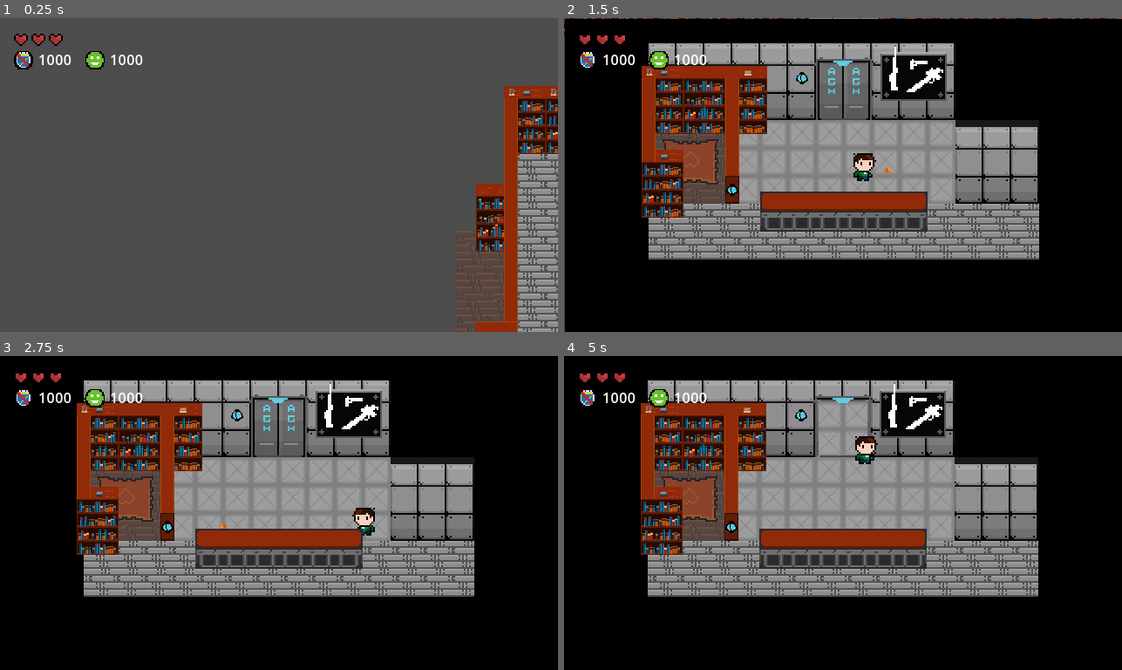
Above: before the commit, frames 1-4 (two rows, left to right).
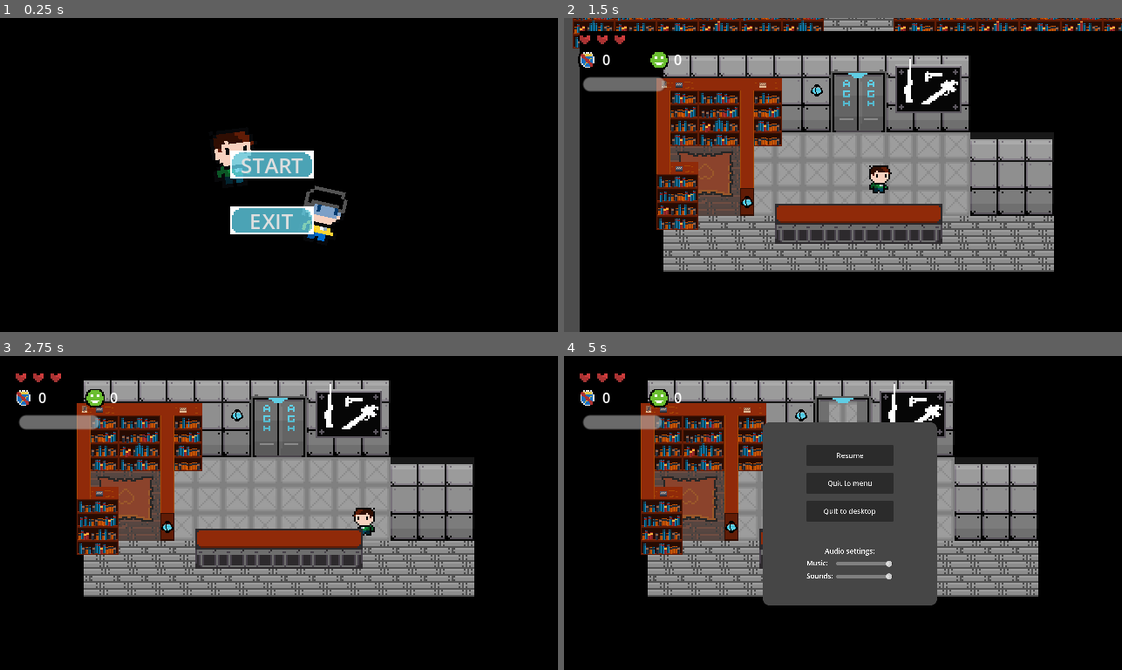
Above: after the commit, the same moments.

Repository: badzianga/SteelworksHiTechGame
Game: Godot game, scene res://Scenes/UI/main_menu.tscn
The game is run twice, just before and just after one commit, with the same random seed, the same clock (stepped at 60 frames per second) and the same inputs. Before the commit the project starts from res://Scenes/Maps/world.tscn.
Inputs (mouse positions are in pixels of both pictures, inside the frame that each line leads up to):
- Up to frame 1 (0.25 s): no input
- Up to frame 2 (1.5 s): click (837, 165) at 0.5 s, where only the run after the commit has a clickable "START"; move the mouse to (965, 159) at 1.27 s; hold D (right) from 1.28 s (still down); click (965, 159) at 1.35 s
- Up to frame 3 (2.75 s): move the mouse to (167, 528) at 2.02 s; release D (right) at 2.03 s; hold S (down) from 2.03 s (still down); click (167, 528) at 2.1 s
- Up to frame 4 (5 s): move the mouse to (898, 443) at 2.77 s; release S (down) at 2.78 s; hold D (right) 2.78-3.53 s; click (898, 443) at 2.85 s; tap Enter at 3.5 s; move the mouse to (815, 575) at 3.52 s; hold W (up) 3.53-4.28 s; click (815, 575) at 3.6 s; move the mouse to (1010, 560) at 4.27 s; hold A (left) from 4.28 s (still down); click (1010, 560) at 4.35 s; tap Escape (escape) at 4.9 s

The runs differ from the first frame. In frame 1, 100% of the frame differs, in the area x 0-100%, y 0-100%; in frame 2, 41%; in frame 3, 0.9%; in frame 4, 18%.

Commit message:
Pause and switching I guess?

Diff:
--- a/Scenes/Maps/world.tscn
+++ b/Scenes/Maps/world.tscn
@@ -1,9 +1,10 @@
-[gd_scene load_steps=9 format=3 uid="uid://gak5l2nh34b5"]
+[gd_scene load_steps=10 format=3 uid="uid://gak5l2nh34b5"]
 
 [ext_resource type="Script" path="res://Scenes/Maps/world.gd" id="1_n67jg"]
 [ext_resource type="Shader" path="res://Resources/Shaders/chromatic_aberration.gdshader" id="2_1wixp"]
 [ext_resource type="PackedScene" uid="uid://kna2yacl5q3s" path="res://Scenes/Player/player.tscn" id="2_etemv"]
 [ext_resource type="PackedScene" uid="uid://ccrjpmfpsmv26" path="res://Scenes/UI/ui.tscn" id="3_poc8p"]
+[ext_resource type="PackedScene" uid="uid://daqhgrjq6vtvg" path="res://Scenes/UI/pause.tscn" id="5_28y04"]
 
 [sub_resource type="ShaderMaterial" id="ShaderMaterial_8jnqx"]
 shader = ExtResource("2_1wixp")
@@ -70,3 +71,5 @@
 [node name="Player" parent="." instance=ExtResource("2_etemv")]
 
 [node name="UI" parent="." instance=ExtResource("3_poc8p")]
+
+[node name="Pause" parent="." instance=ExtResource("5_28y04")]
--- a/Scenes/Player/player.gd
+++ b/Scenes/Player/player.gd
@@ -71,7 +71,7 @@
 	else:
 		weapon.flip_v = false
 
-	if Input.is_action_just_pressed("shoot"):
+	if Input.is_action_just_pressed("shoot") and helmet_sprite.visible:
 		weapon.shoot()
 
 
--- /dev/null
+++ b/Scenes/UI/main_menu.gd
@@ -0,0 +1,9 @@
+extends Node2D
+
+
+func _on_start_button_pressed() -> void:
+	GameController.start_game()
+
+
+func _on_exit_button_pressed() -> void:
+	get_tree().quit()
--- a/Scenes/UI/main_menu.tscn
+++ b/Scenes/UI/main_menu.tscn
@@ -1,10 +1,12 @@
-[gd_scene load_steps=4 format=3 uid="uid://clqnfx0tn0j4i"]
+[gd_scene load_steps=5 format=3 uid="uid://bukrbdsakuboe"]
 
 [ext_resource type="Texture2D" uid="uid://c1ocjgp6a3e4o" path="res://Assets/Entities/Enemies/ujotowiec.png" id="1_7p2jc"]
+[ext_resource type="Script" path="res://Scenes/UI/main_menu.gd" id="1_80bxt"]
 [ext_resource type="Texture2D" uid="uid://cmx28fbqkl0my" path="res://Assets/UI/button.png" id="1_aqelm"]
 [ext_resource type="Texture2D" uid="uid://b2luk3j0bg1ju" path="res://Assets/Entities/Player/player.png" id="1_wvuri"]
 
 [node name="MainMenu" type="Node2D"]
+script = ExtResource("1_80bxt")
 
 [node name="CanvasLayer" type="CanvasLayer" parent="."]
 layer = -1
@@ -29,7 +31,7 @@
 scale = Vector2(2.06293, 2.06293)
 texture = ExtResource("1_wvuri")
 
-[node name="Button" type="Button" parent="."]
+[node name="StartButton" type="Button" parent="."]
 offset_left = 128.0
 offset_top = 72.0
 offset_right = 184.0
@@ -42,7 +44,7 @@
 flat = true
 icon_alignment = 1
 
-[node name="Button2" type="Button" parent="."]
+[node name="ExitButton" type="Button" parent="."]
 offset_left = 128.0
 offset_top = 104.0
 offset_right = 184.0
@@ -54,3 +56,6 @@
 icon = ExtResource("1_aqelm")
 flat = true
 icon_alignment = 1
+
+[connection signal="pressed" from="StartButton" to="." method="_on_start_button_pressed"]
+[connection signal="pressed" from="ExitButton" to="." method="_on_exit_button_pressed"]
--- a/Scenes/UI/pause.tscn
+++ b/Scenes/UI/pause.tscn
@@ -20,12 +20,13 @@
 anchor_top = 0.5
 anchor_right = 0.5
 anchor_bottom = 0.5
-offset_left = -20.0
-offset_top = -20.0
-offset_right = 20.0
-offset_bottom = 20.0
+offset_left = -46.0
+offset_top = -52.0
+offset_right = 354.0
+offset_bottom = 368.0
 grow_horizontal = 2
 grow_vertical = 2
+scale = Vector2(0.25, 0.25)
 theme_override_styles/panel = SubResource("StyleBoxFlat_blax7")
 
 [node name="PauseContainer" type="VBoxContainer" parent="Background"]
--- a/Scenes/UI/ui.gd
+++ b/Scenes/UI/ui.gd
@@ -5,6 +5,8 @@
 @onready var health := $Health
 @onready var glory_points := $GloryPoints
 @onready var reputation_points := $ReputationPoints
+@onready var patience_bar := $PatienceBar
+@onready var patience_timer := $PatienceTimer
 
 
 func _ready() -> void:
@@ -12,6 +14,16 @@
 	health.value = 3
 	update_glory_points()
 	update_reputation_points()
+	var time: int = GameController.wave_info[GameController.current_wave]["time"]
+	patience_timer.wait_time = time
+	patience_bar.min_value = 0
+	patience_bar.max_value = time
+	patience_bar.value = time
+	patience_timer.start()
+
+
+func _process(_delta: float) -> void:
+	patience_bar.value = patience_timer.time_left
 
 
 func apply_damage() -> void:
--- a/Scenes/UI/ui.tscn
+++ b/Scenes/UI/ui.tscn
@@ -52,3 +52,15 @@
 theme_override_font_sizes/font_size = 8
 text = "100"
 vertical_alignment = 1
+
+[node name="PatienceTimer" type="Timer" parent="."]
+one_shot = true
+
+[node name="PatienceBar" type="ProgressBar" parent="."]
+custom_minimum_size = Vector2(48, 8)
+offset_left = 11.0
+offset_top = 34.0
+offset_right = 19.0
+offset_bottom = 42.0
+max_value = 60.0
+show_percentage = false
--- a/Singletons/game_controller.gd
+++ b/Singletons/game_controller.gd
@@ -1,17 +1,21 @@
 extends Node
 
 
-var reputation_points := 1000
-var glory_points := 1000
+const MenuScene := preload("res://Scenes/UI/main_menu.tscn")
+const WorldScene := preload("res://Scenes/Maps/world.tscn")
+const ShopScene := preload("res://Scenes/UI/shop.tscn")
+
+var reputation_points := 0
+var glory_points := 0
 var player: Player
 var ui: UI
 var world: Node2D
-var current_wave := 1
+var current_wave := 0
 
 signal room_changed(next_position: Vector2)
 
 # State of user's weapons
-var weapons := {
+const WEAPONS := {
 	"book": {
 		"acquired": true,
 		"level": 1,
@@ -50,8 +54,10 @@
 	}
 }
 
+var weapons := {}
+
 # User's abilities
-var abilities := {
+const ABILITIES := {
 	"BAThesis": {
 		"acquired": false,
 		"cost": 150,
@@ -85,26 +91,33 @@
 	},
 }
 
+var abilities := {}
+
 const wave_info := {
 	1: {
 		"enemies_in_room_min": 0,
 		"enemies_in_room_max": 2,
+		"time": 60,
 	},
 	2: {
 		"enemies_in_room_min": 1,
 		"enemies_in_room_max": 2,
+		"time": 60,
 	},
 	3: {
 		"enemies_in_room_min": 1,
 		"enemies_in_room_max": 3,
+		"time": 60,
 	},
 	4: {
 		"enemies_in_room_min": 1,
 		"enemies_in_room_max": 4,
+		"time": 60,
 	},
 	5: {
 		"enemies_in_room_min": 2,
 		"enemies_in_room_max": 4,
+		"time": 60,
 	},
 }
 
@@ -113,9 +126,31 @@
 	randomize()
 
 
+func start_game() -> void:
+	reset_game()
+	go_to_world()
+
+
+func go_to_menu() -> void:
+	reset_game()
+	get_tree().change_scene_to_packed(MenuScene)
+
+
+func go_to_shop() -> void:
+	get_tree().change_scene_to_packed(ShopScene)
+
+
+func go_to_world() -> void:
+	current_wave += 1
+	get_tree().change_scene_to_packed(WorldScene)
+
+
 func reset_game() -> void:
+	weapons = WEAPONS.duplicate(true)
+	abilities = ABILITIES.duplicate(true)
 	reputation_points = 0
 	glory_points = 0
 	player = null
 	ui = null
 	world = null
+	current_wave = 0
--- a/project.godot
+++ b/project.godot
@@ -11,7 +11,7 @@
 [application]
 
 config/name="SUPER ANGRY AGH LIBRARIAN VS UJ BARBARIANS"
-run/main_scene="res://Scenes/Maps/world.tscn"
+run/main_scene="res://Scenes/UI/main_menu.tscn"
 config/features=PackedStringArray("4.2", "GL Compatibility")
 config/icon="res://icon.svg"
 
@@ -21,8 +21,8 @@
 
 [autoload]
 
+MapGenerator="*res://Singletons/map_generator.tscn"
 GameController="*res://Singletons/game_controller.tscn"
-MapGenerator="*res://Singletons/map_generator.tscn"
 
 [display]
 
@@ -72,6 +72,11 @@
 "events": [Object(InputEventKey,"resource_local_to_scene":false,"resource_name":"","device":-1,"window_id":0,"alt_press …(182 unchanged characters)…
 ]
 }
+dash={
+"deadzone": 0.5,
+"events": [Object(InputEventMouseButton,"resource_local_to_scene":false,"resource_name":"","device":-1,"window_id":0,"alt_pressed":false,"shift_pressed":false,"ctrl_pressed":false,"meta_pressed":false,"button_mask":2,"position":Vector2(62, 13),"global_position":Vector2(66, 54),"factor":1.0,"button_index":2,"canceled":false,"pressed":true,"double_click":false,"script":null)
+]
+}
 
 [layer_names]
 
Not shown: 1 places in Scenes/UI/pause.tscn that only renumber resources
